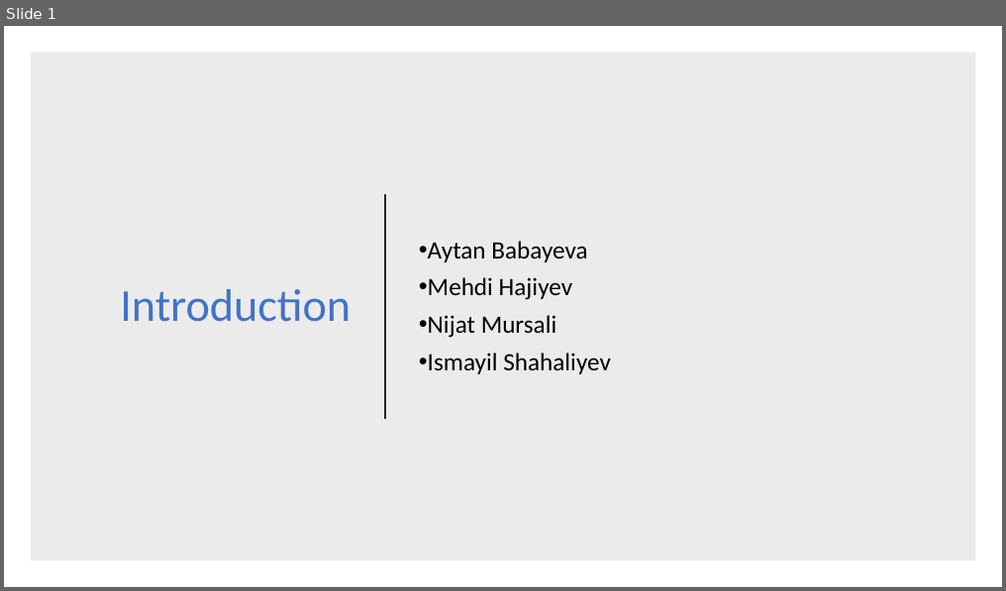
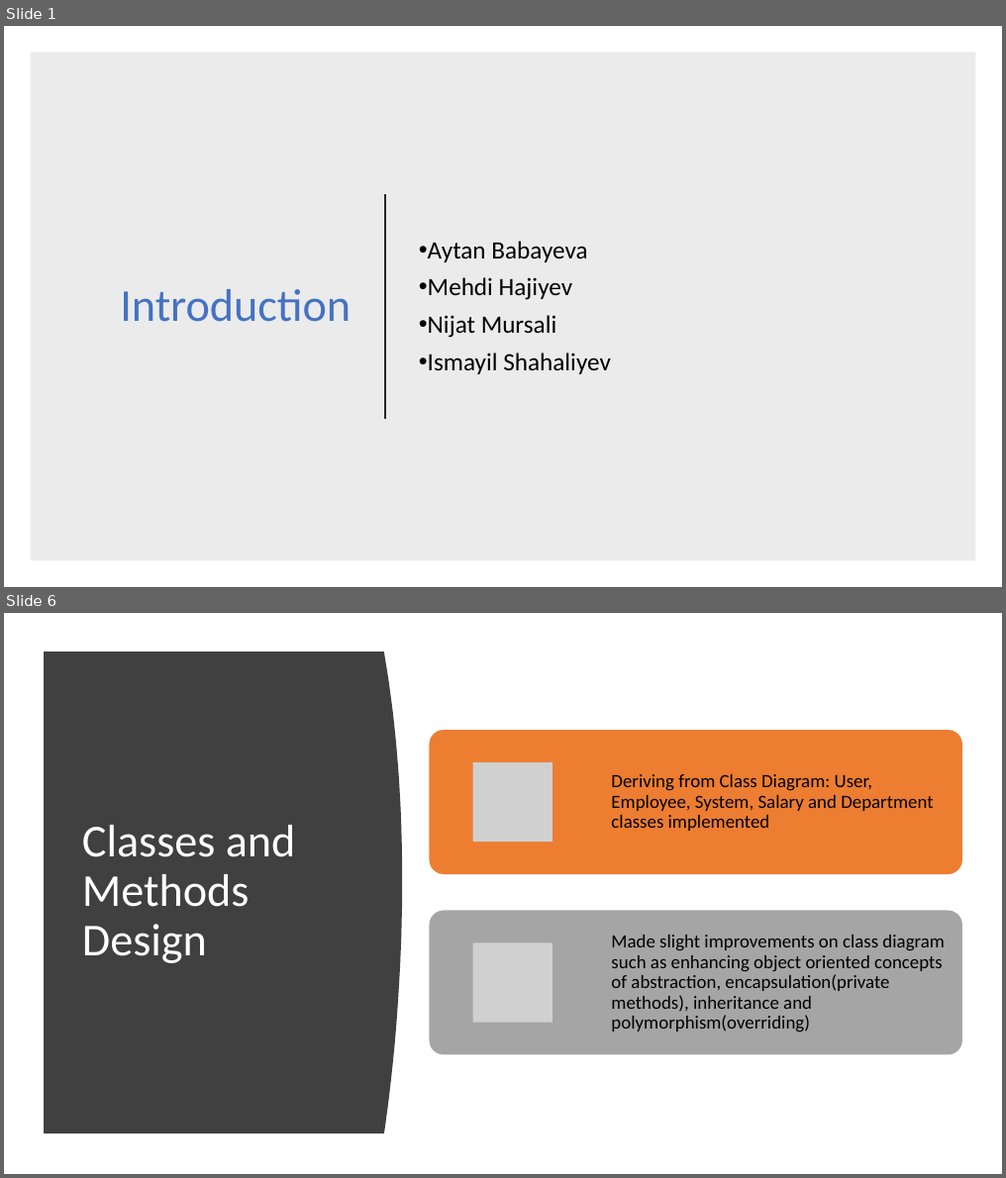
Before and after one commit to nijatmursali/ObjectOriented, a slide deck: Presentation.pptx. Shown one above the other, each under a label of ours: slide 1 before the commit, slides 1 and 6 after it; the slides between them are not shown. The pictures are 1006x591 and 1006x1178 pixels, drawn with LibreOffice and Linux fonts; fonts in the diff are those of the drawing; grey boxes stand for pictures. Boxes give left, top, right and bottom in pixels: in the first picture for what was removed or moved away, otherwise in the second. Text is boxed around its words. In the diff, an @@ line names an element or a change of style, - is before the commit and + after.

```diff
--- a/Presentation.pptx
+++ b/Presentation.pptx
@@ slide 6 added at (x1=4, y1=613, x2=1002, y2=1174), background #FFFFFF @@
@@ freeform shape added at (x1=44, y1=652, x2=402, y2=1134), fill #404040 @@
@@ title added at (x1=82, y1=825, x2=296, y2=963), 44 pt, text #FFFFFF @@
+Classes and Methods Design
@@ group added at (x1=430, y1=730, x2=962, y2=1055): 2 rounded rectangles, 2 pictures, 2 texts @@
+Deriving from Class Diagram: User, Employee, System, Salary and Department classes implemented
+Made slight improvements on class diagram such as enhancing object oriented concepts of abstraction, encapsulation(private methods), inheritance and polymorphism(overriding)
```
Also in this commit, not shown: 10 other slides added, 3 slides removed.
